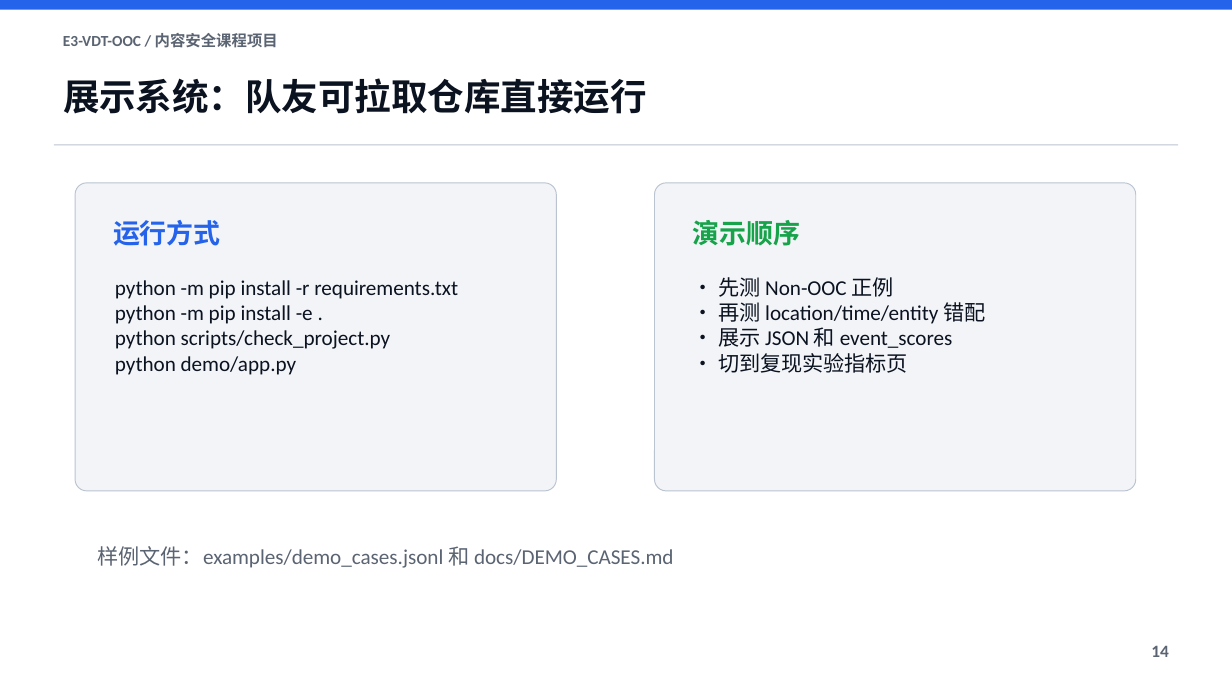
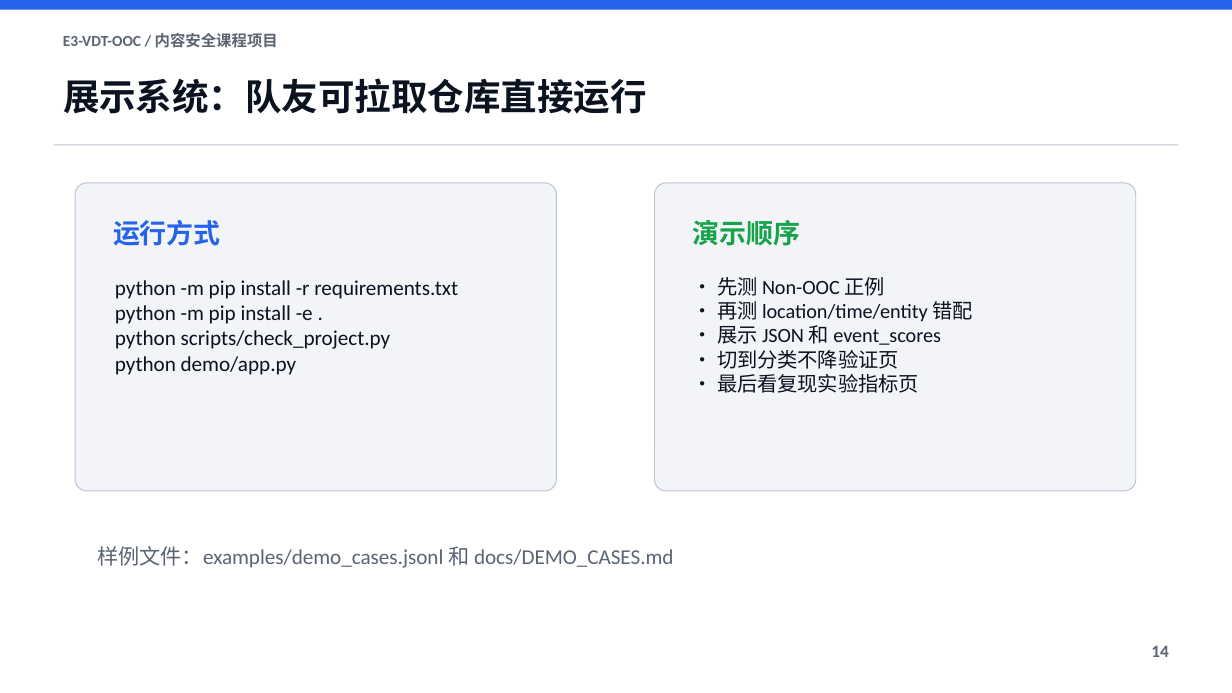
Before and after one commit to ShallowForeverDream/E3-VDT-OOC, a slide deck: slide 14 of docs/ppt/E3-VDT-OOC-答辩PPT初稿.pptx. Drawn at 1232x693 pixels with LibreOffice and Linux fonts; fonts in the diff are those of the drawing. Boxes give left, top, right and bottom in pixels: in the first picture for what was removed or moved away, otherwise in the second. Text is boxed around its words. In the diff, an @@ line names an element or a change of style, - is before the commit and + after.

```diff
--- a/docs/ppt/E3-VDT-OOC-答辩PPT初稿.pptx
+++ b/docs/ppt/E3-VDT-OOC-答辩PPT初稿.pptx
@@ text at (717,277,972,345): size 16.5 to 15.8 pt in "• 先测 Non-OOC 正例", "• 再测 location/time/entity 错配", "• 展示 JSON 和 event_scores" @@
@@ text at (717,350,919,393): text changed; size 16.5 to 15.8 pt @@
-• 切到复现实验指标页
+• 切到分类不降验证页
+• 最后看复现实验指标页
```
Also in this commit, not shown: 7 other files.
